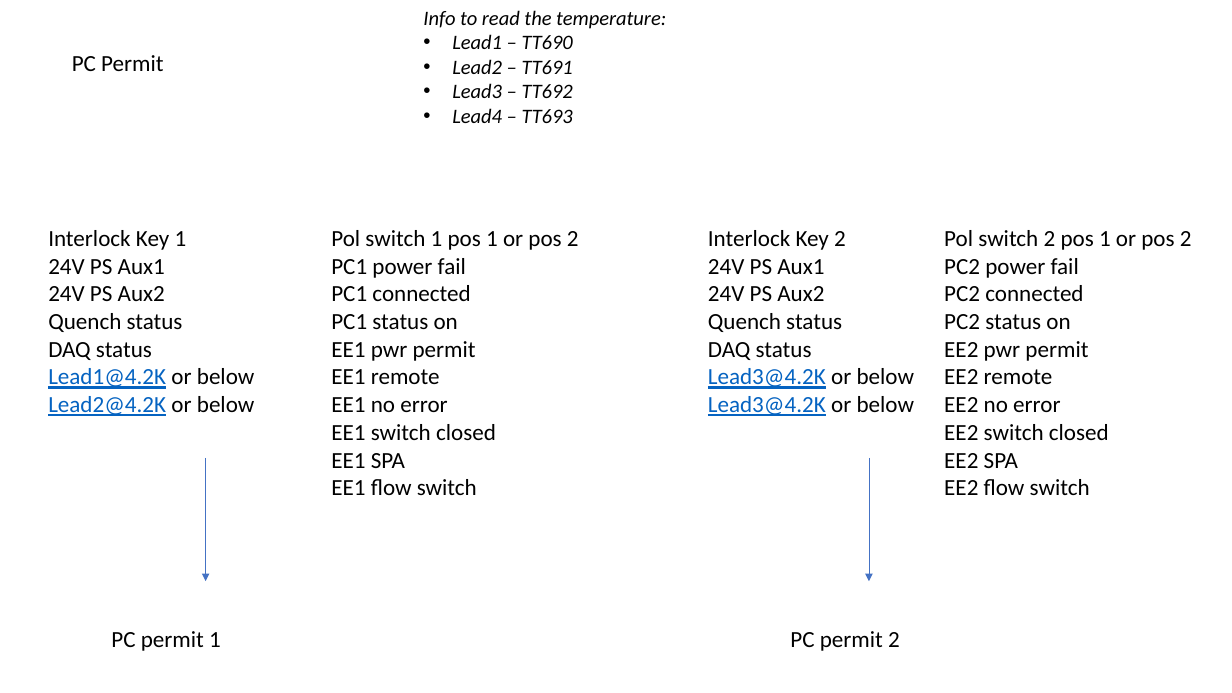
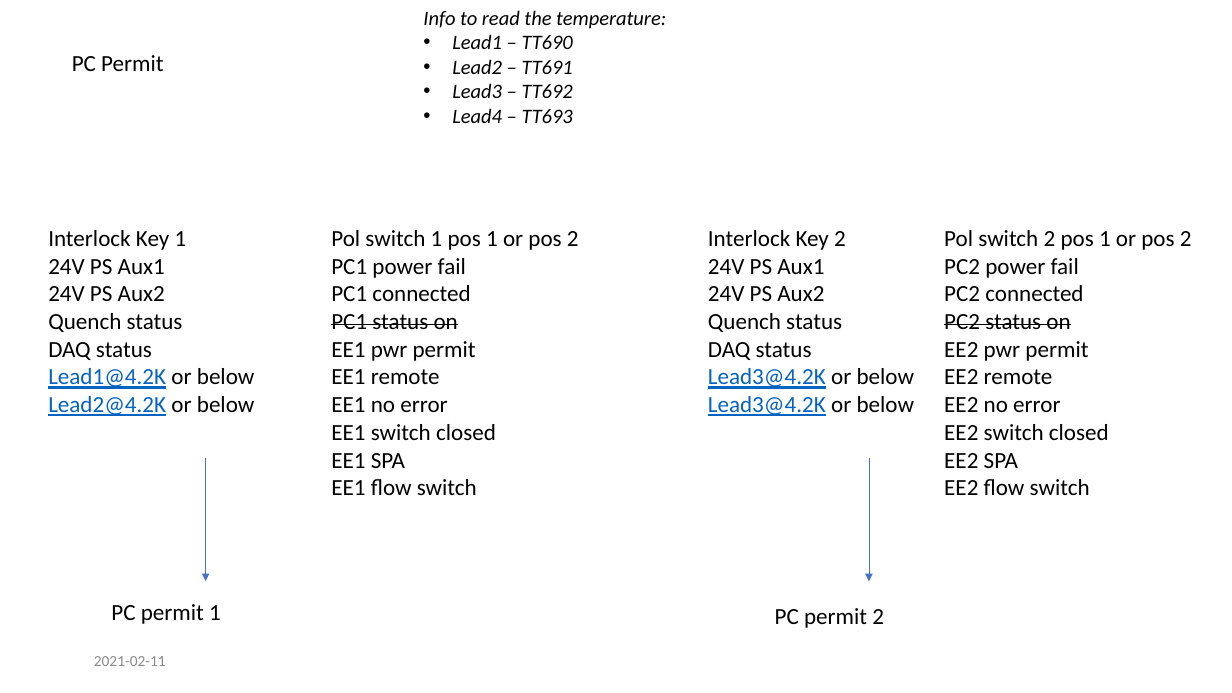
Before and after one commit to freia-lab/e3-maglps, a slide deck: slide 3 of doc/Logic_v2.pptx. Drawn at 1232x693 pixels with LibreOffice and Linux fonts; fonts in the diff are those of the drawing. Boxes give left, top, right and bottom in pixels: in the first picture for what was removed or moved away, otherwise in the second. Text is boxed around its words. In the diff, an @@ line names an element or a change of style, - is before the commit and + after.

Commit message:
Changed the logic of power permit (new PLC program). Updated opi and the documentation.

```diff
--- a/doc/Logic_v2.pptx
+++ b/doc/Logic_v2.pptx
@@ text at (331, 314, 458, 329): strikethrough on in "PC1 status on" @@
@@ text at (944, 314, 1070, 329): strikethrough on in "PC2 status on" @@
@@ text "PC permit 1": place and size @@
-text "PC permit 1" at (111, 631, 221, 651)
+text "PC permit 1" at (111, 604, 221, 624)
@@ text "PC permit 2": place and size @@
-text "PC permit 2" at (790, 631, 900, 651)
+text "PC permit 2" at (775, 608, 884, 628)
@@ text added at (94, 656, 166, 666), 12 pt, text #8C8C8C @@
+2021-02-11
```
Also in this commit, not shown: 3 other slides changed, 5 other files.
